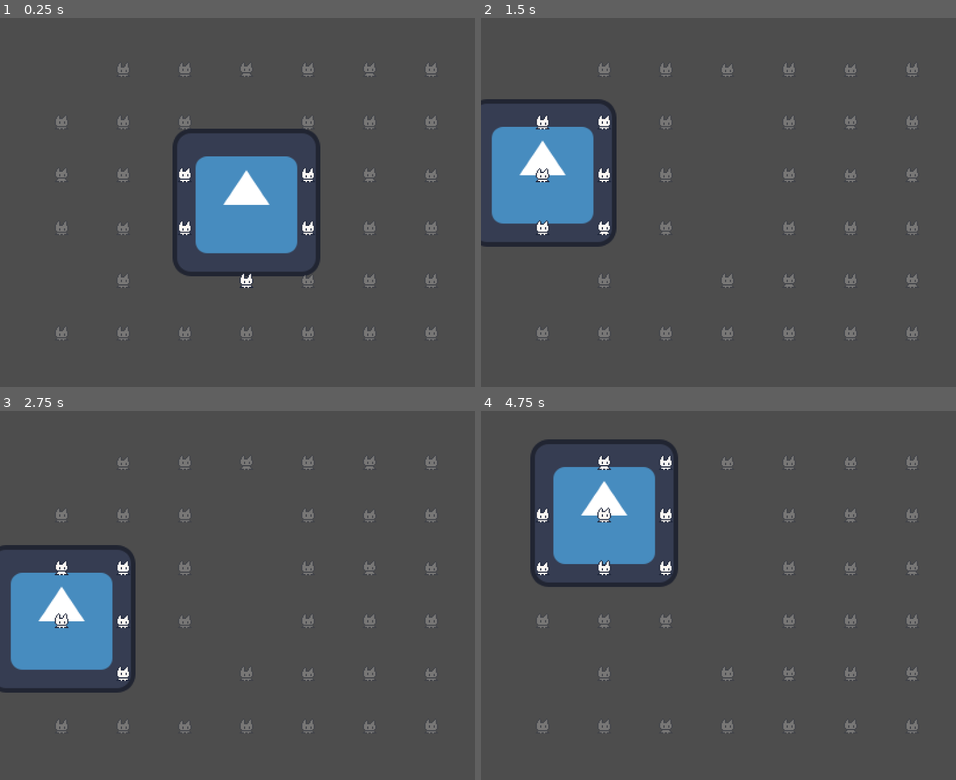
Above: before the commit, frames 1-4 (two rows, left to right).
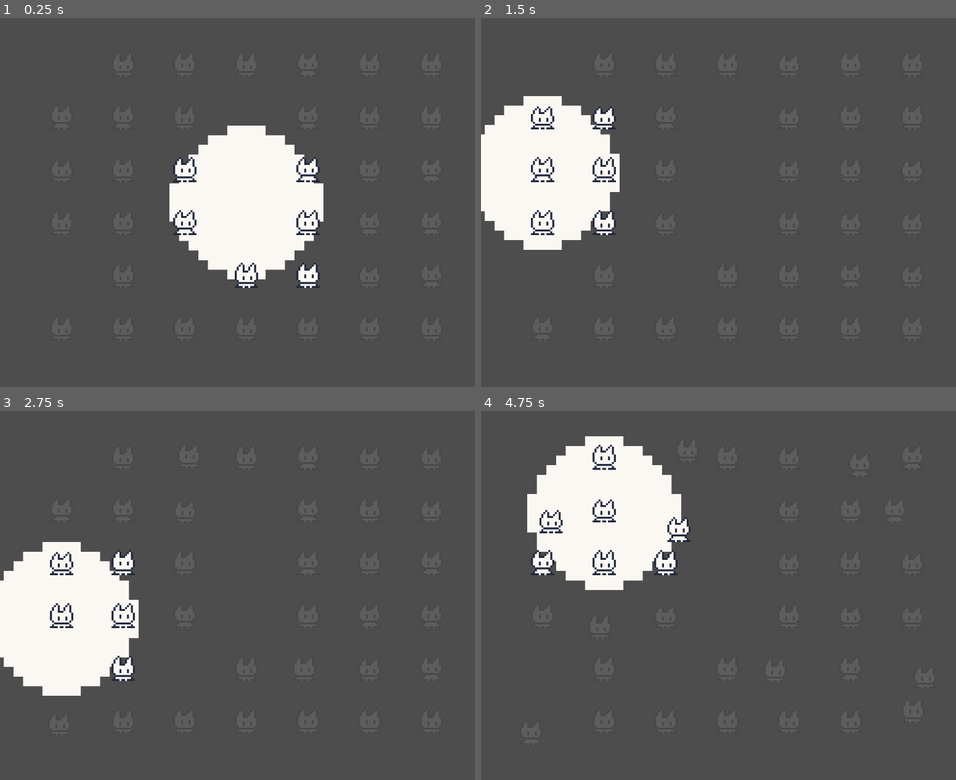
Above: after the commit, the same moments.

Repository: Snkz/godot-wild-jam-78
Game: Godot game, scene res://scenes/main.tscn
Two runs of this game, one before a commit and one after it. Both use one fixed random seed, a clock stepped at 60 frames per second and the inputs below. The engine's default icon, where the game draws it, is replaced by a stand-in: a white triangle on a blue panel in a dark square.
Inputs (mouse positions are in pixels of both pictures, inside the frame that each line leads up to):
- Up to frame 1 (0.25 s): no input
- Up to frame 2 (1.5 s): tap Enter at 0.5 s; move the mouse to (542, 121) at 0.52 s; click (542, 121) at 0.67 s; move the mouse to (542, 172) at 1.27 s; click (542, 172) at 1.42 s
- Up to frame 3 (2.75 s): move the mouse to (61, 617) at 2.02 s; click (61, 617) at 2.17 s
- Up to frame 4 (4.75 s): move the mouse to (542, 724) at 2.77 s; click (542, 724) at 2.92 s; move the mouse to (604, 458) at 3.52 s; click (604, 458) at 3.67 s; move the mouse to (604, 514) at 4.27 s; click (604, 514) at 4.42 s

The runs differ from the first frame. In frame 1, 12% of the frame differs, in the area x 11-93%, y 11-88%; in frame 2, 12%; in frame 3, 12%; in frame 4, 12%, in the area x 9-93%, y 6-88%.

Commit message:
feat: creatures idle

Diff:
--- a/wild-jam-erase/scenes/creature.tscn
+++ b/wild-jam-erase/scenes/creature.tscn
@@ -47,15 +47,15 @@
 script = ExtResource("1_shfmo")
 
 [node name="AnimatedSprite2D" type="AnimatedSprite2D" parent="."]
-position = Vector2(0, -24)
-scale = Vector2(3, 3)
+position = Vector2(0, -40)
+scale = Vector2(5, 5)
 sprite_frames = SubResource("SpriteFrames_q53y4")
 animation = &"idle"
 autoplay = "idle"
 
 [node name="CollisionShape2D" type="CollisionShape2D" parent="."]
-position = Vector2(0, -24)
-scale = Vector2(0.4, 0.4)
+position = Vector2(0, -37)
+scale = Vector2(0.6, 0.6)
 shape = SubResource("RectangleShape2D_swmom")
 
 [connection signal="ready" from="." to="." method="_on_ready"]
--- a/wild-jam-erase/scenes/player.tscn
+++ b/wild-jam-erase/scenes/player.tscn
@@ -1,7 +1,7 @@
 [gd_scene load_steps=4 format=3 uid="uid://dewg4bjcsybcx"]
 
 [ext_resource type="Script" path="res://scripts/player.gd" id="1_o3o8q"]
-[ext_resource type="Texture2D" uid="uid://d1ynh1qio2j41" path="res://icon.svg" id="2_ss0q8"]
+[ext_resource type="Texture2D" uid="uid://cacm0mmw5ru8w" path="res://assets/circle.png" id="2_ugdpd"]
 
 [sub_resource type="CircleShape2D" id="CircleShape2D_ayo50"]
 radius = 201.4
@@ -10,8 +10,8 @@
 script = ExtResource("1_o3o8q")
 
 [node name="Sprite2D" type="Sprite2D" parent="."]
-scale = Vector2(3, 3)
-texture = ExtResource("2_ss0q8")
+scale = Vector2(25, 25)
+texture = ExtResource("2_ugdpd")
 
 [node name="CollisionShape2D" type="CollisionShape2D" parent="."]
 shape = SubResource("CircleShape2D_ayo50")
--- a/wild-jam-erase/scripts/creature.gd
+++ b/wild-jam-erase/scripts/creature.gd
@@ -4,19 +4,47 @@
 signal creature_selected(Creature, Vector2)
 var index : Vector2
 
-#func _mouse_enter() -> void:
-#	print("hello ", self.name)
+enum State { IDLE, WANDER }
+var current_state = State.IDLE
 
-#func _mouse_exit() -> void:
-#	print("bye ", self.name)
+@export var base_idle_time := 3.0
+@export var base_wander_time := 2.0
+@export var time_variation := 1.0
+@export var speed := 30.0
+@export var wander_chance := 0.3
+
+var direction := Vector2.ZERO
+var timer := Timer.new()
+
+func _ready() -> void:
+	randomize()
+	var offset : float = randf_range(0, $AnimatedSprite2D.sprite_frames.get_frame_count($AnimatedSprite2D.animation))
+	$AnimatedSprite2D.set_frame_and_progress(offset, offset)
+	add_child(timer)
+	timer.timeout.connect(_change_state)
+	_start_idle()
 
 func _input_event(viewport: Viewport, event: InputEvent, shape_idx: int) -> void:
 	if event is InputEventMouse:
 		if event.is_pressed():
 			creature_selected.emit(self, index)
 
+func _change_state() -> void:
+	if current_state == State.IDLE and randf() < wander_chance:
+		current_state = State.WANDER
+		direction = Vector2(randf_range(-1, 1), randf_range(-1, 1)).normalized()
+		timer.start(base_wander_time + randf_range(-time_variation, time_variation))
+	else:
+		_start_idle()
 
-func _on_ready() -> void:
-	randomize()
-	var offset : float = randf_range(0, $AnimatedSprite2D.sprite_frames.get_frame_count($AnimatedSprite2D.animation))
-	$AnimatedSprite2D.set_frame_and_progress(offset, offset)
+func _start_idle() -> void:
+	current_state = State.IDLE
+	direction = Vector2.ZERO
+	timer.start(base_idle_time + randf_range(-time_variation, time_variation))
+
+func _physics_process(delta: float) -> void:
+	if current_state == State.WANDER:
+		velocity = direction * speed
+		move_and_slide()
+	else:
+		velocity = Vector2.ZERO
--- a/wild-jam-erase/scripts/main.gd
+++ b/wild-jam-erase/scripts/main.gd
@@ -28,7 +28,7 @@
 			creature.position = Vector2(i * screen_res.x / grid_width + playable_area_offset.x, j * screen_res.y / grid_height + playable_area_offset.y)
 			creature.name = "creature " + str(i) + ":" + str(j)
 			creature.index = Vector2(i, j)
-			creature.modulate = Color(1, 1, 1, 0.25)
+			creature.modulate = Color(1, 1, 1, 0.1)
 
 			# Spawn the creature by adding it to the Main scene.
 			creature.add_to_group("creatures")
--- a/wild-jam-erase/scripts/player.gd
+++ b/wild-jam-erase/scripts/player.gd
@@ -11,4 +11,4 @@
 	body.modulate = Color(1, 1, 1, 1);
 
 func _on_body_exited(body: Node2D) -> void:
-	body.modulate = Color(1, 1, 1, 0.25);
+	body.modulate = Color(1, 1, 1, 0.1);
Binary file added: wild-jam-erase/assets/circle.png
Not shown, added: wild-jam-erase/assets/circle.png.import
